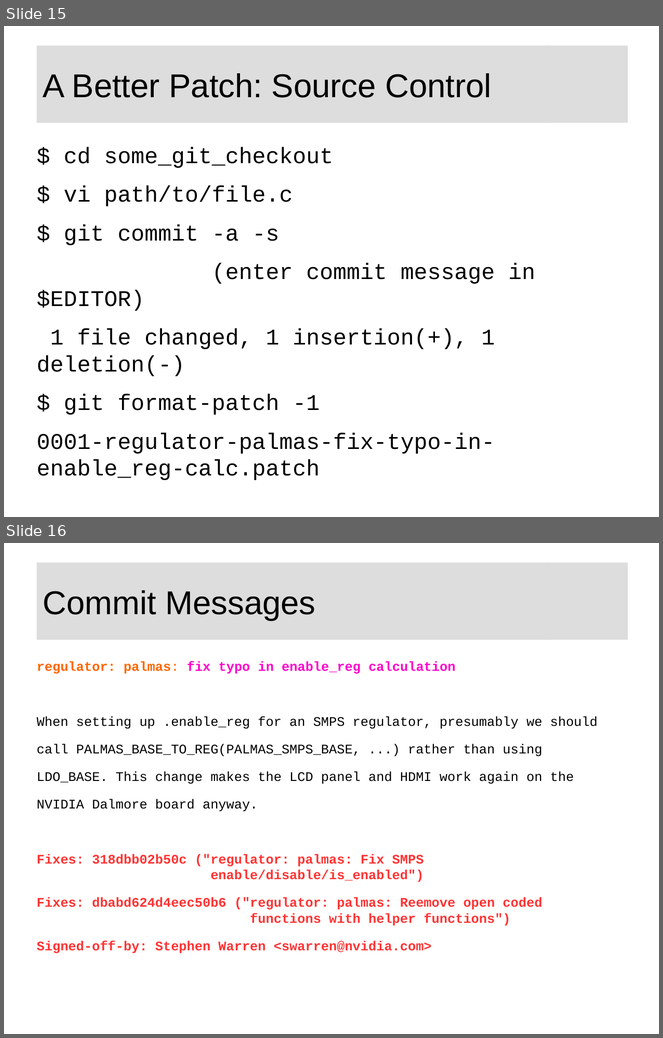
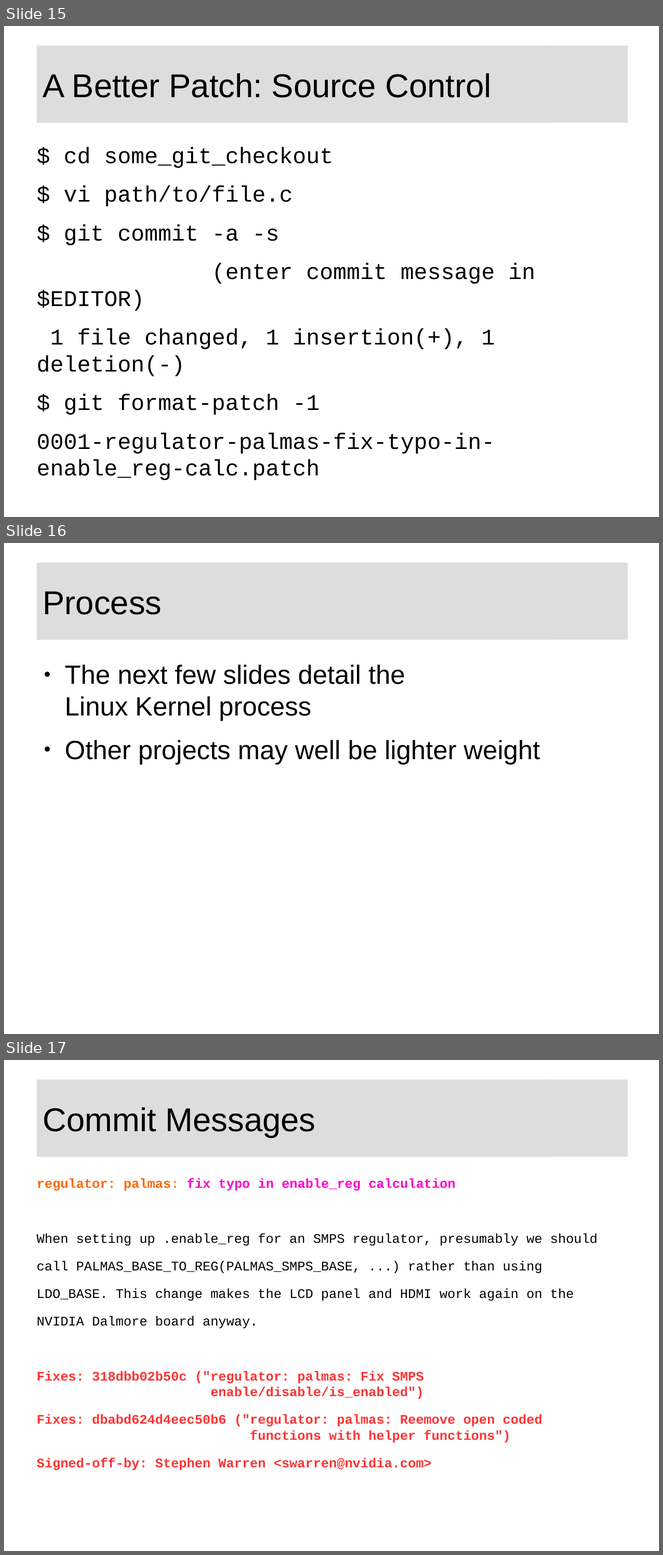
Before and after one commit to swarren/presentations, a slide deck: lcs-foss-intro/lcs-foss-intro.odp. Shown one above the other, each under a label of ours: slides 15 and 16 before the commit, slides 15, 16 and 17 after it. The pictures are 663x1038 and 663x1555 pixels, drawn with LibreOffice and Linux fonts; fonts in the diff are those of the drawing; background and template pictures are left out. Boxes give left, top, right and bottom in pixels: in the first picture for what was removed or moved away, otherwise in the second. Text is boxed around its words. In the diff, an @@ line names an element or a change of style, - is before the commit and + after.

```diff
--- a/lcs-foss-intro/lcs-foss-intro.odp
+++ b/lcs-foss-intro/lcs-foss-intro.odp
@@ slide 16 added at bbox=[4, 543, 659, 1034], background #FFFFFF; not listed: 1 template element that a slide beside it also shows @@
@@ title added at bbox=[37, 563, 551, 640], fill #DDDDDD, 40 pt, text #000000 @@
+Process
@@ text added at bbox=[65, 665, 540, 765], 32 pt, text #000000 @@
+● The next few slides detail the
+  Linux Kernel process
+● Other projects may well be lighter weight
@@ what was slide 16 is now slide 17 @@
```
Also in this commit, not shown: 10 slides changed, 1 other slide added, 1 other file.
